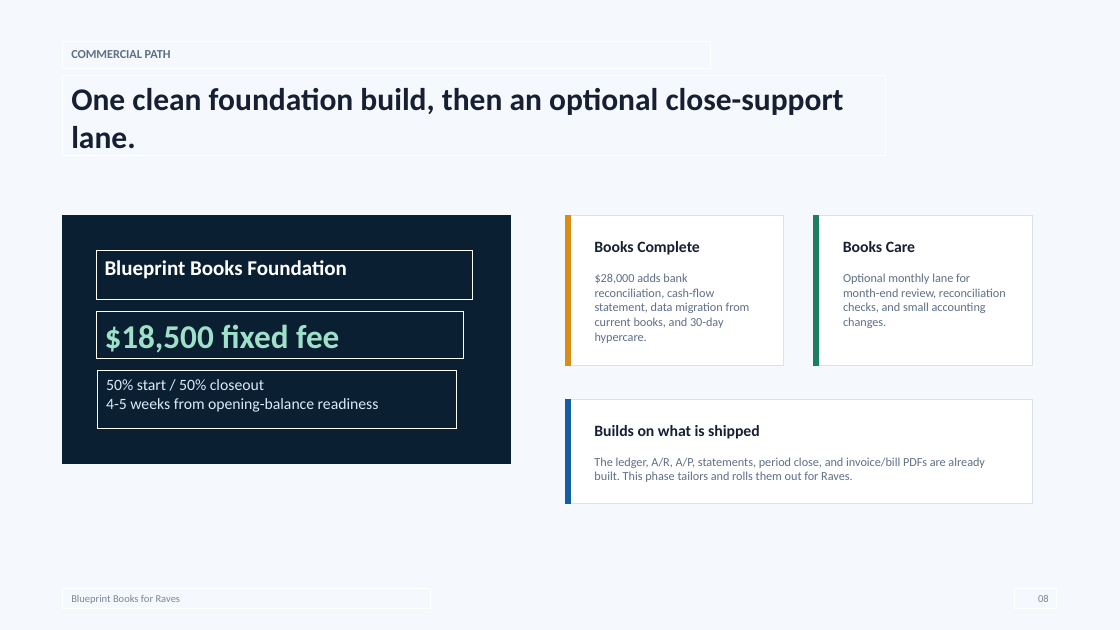
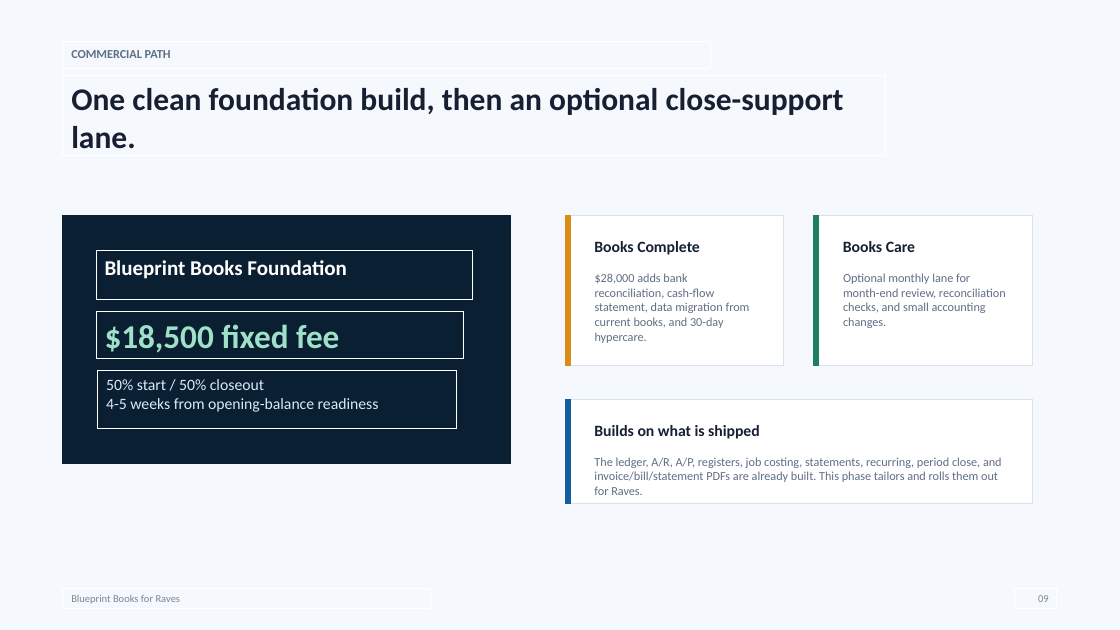
Before and after one commit to skiddo-dev/Blueprint, a slide deck: slide 9 of docs/Blueprint Books Pitch Deck - Raves.pptx (slide 8 before the commit). Drawn at 1120x630 pixels with LibreOffice and Linux fonts; fonts in the diff are those of the drawing. Boxes give left, top, right and bottom in pixels: in the first picture for what was removed or moved away, otherwise in the second. Text is boxed around its words. In the diff, an @@ line names an element or a change of style, - is before the commit and + after.

```diff
--- a/docs/Blueprint Books Pitch Deck - Raves.pptx
+++ b/docs/Blueprint Books Pitch Deck - Raves.pptx
@@ text in rectangle at [594,457,1002,495]: text changed @@
-The ledger, A/R, A/P, statements, period close, and invoice/bill PDFs are already built. This phase tailors and rolls them out for Raves.
+The ledger, A/R, A/P, registers, job costing, statements, recurring, period close, and invoice/bill/statement PDFs are already built. This phase tailors and rolls them out for Raves.
```
Also in this commit, not shown: 4 other slides changed, 1 slide added, 9 other files.
